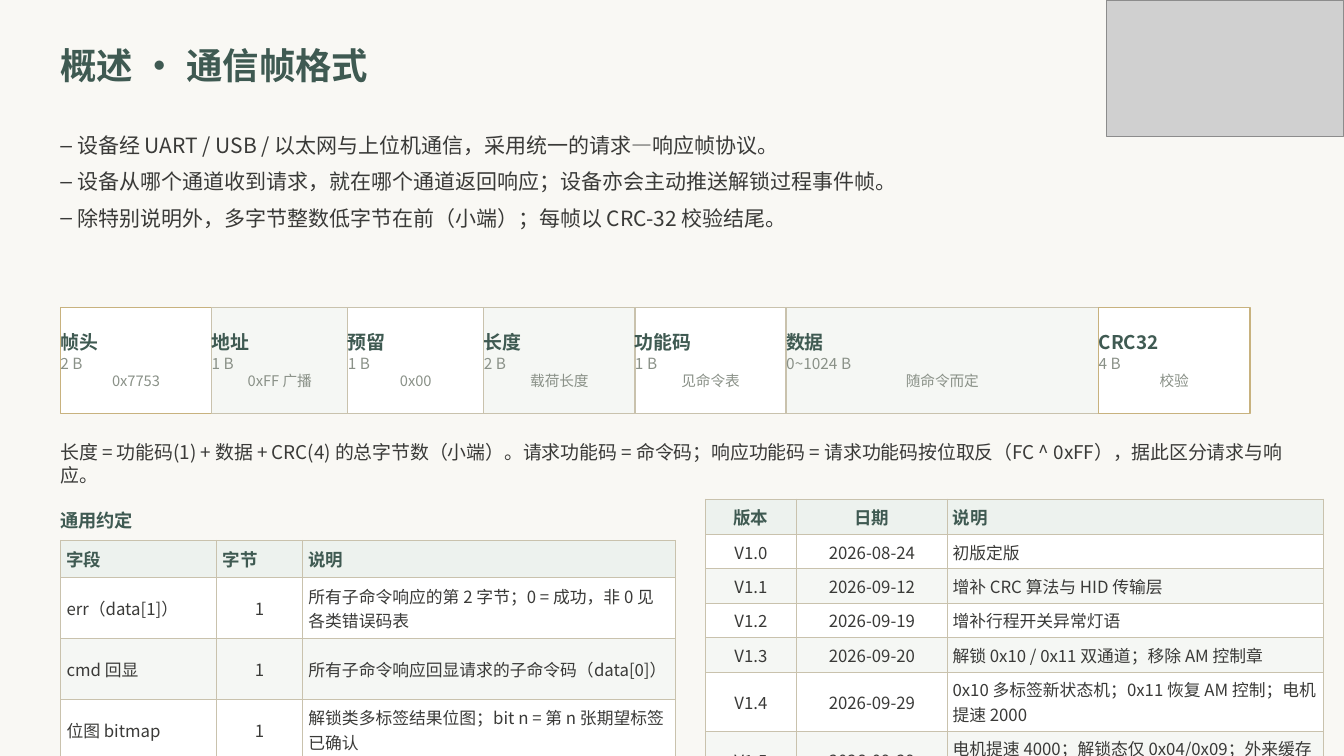
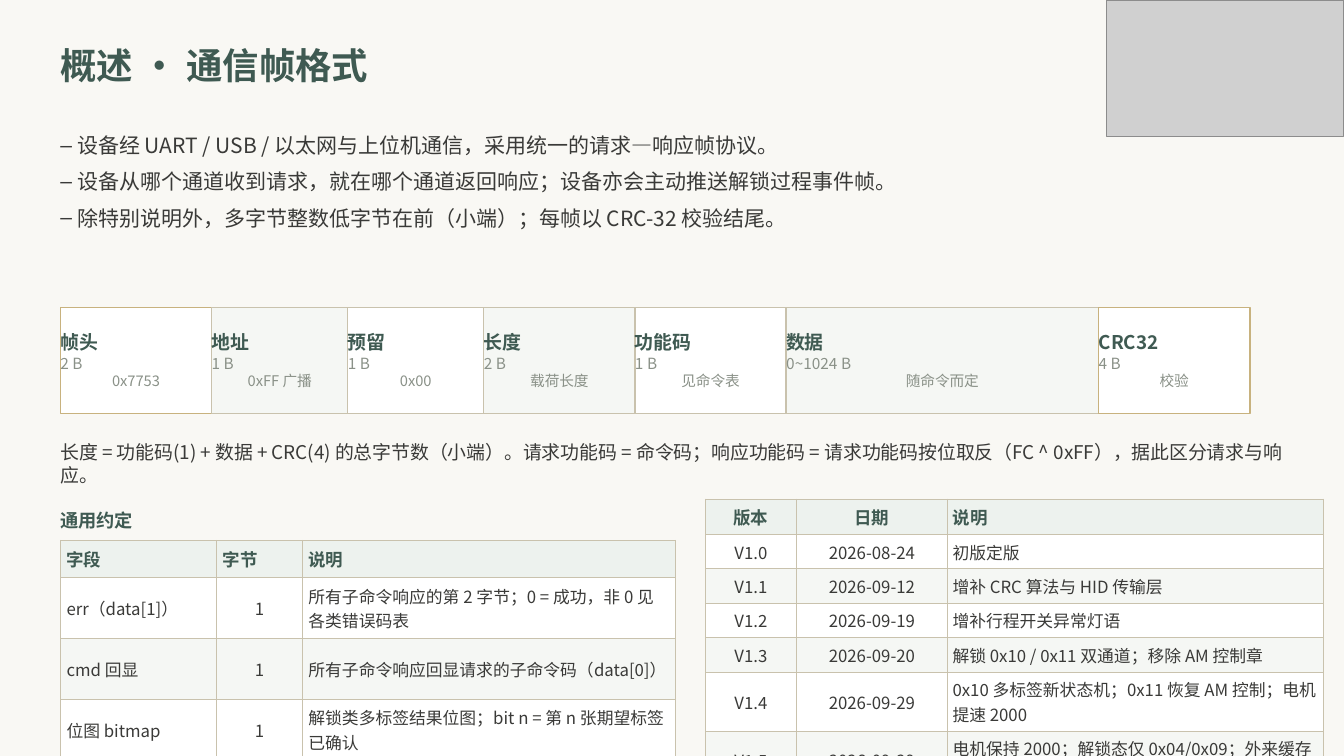
Before and after one commit to xrswnw/ZLR5401, a slide deck: slide 2 of Protocol/App_Protocol_V1.5.pptx. Drawn at 1344x756 pixels with LibreOffice and Linux fonts; fonts in the diff are those of the drawing; grey boxes stand for pictures. Boxes give left, top, right and bottom in pixels: in the first picture for what was removed or moved away, otherwise in the second. Text is boxed around its words. In the diff, an @@ line names an element or a change of style, - is before the commit and + after.

Commit message:
Round_015 续: 电机回退保持 2000µ步/s (4000 提案被否决)
- LSEEK/HOMING/MT_TEST 三常量 4000→2000 回退, SetSpeedHz 注释回 1~2000
- 模拟测试 104 断言全绿复跑 (M1/E1 时序断言按 2000Hz), 静态检查 7 项通过
- 协议 V1.5 文档同步 2000 (版本历史表/流程图/封底), PDF 全文无 4000, judge 复验 3/3
- 4000 技术留档 (TIM4 ARR=250 无失真/行程 2.05s/上限 8000), 再启用只改三常量

```diff
--- a/Protocol/App_Protocol_V1.5.pptx
+++ b/Protocol/App_Protocol_V1.5.pptx
@@ table at <box>706,499,1324,756</box> @@
-row 7, column 3: 电机提速 4000；解锁态仅 0x04/0x09；外来缓存扩至 10
+row 7, column 3: 电机保持 2000；解锁态仅 0x04/0x09；外来缓存扩至 10
```
Also in this commit, not shown: 2 other slides changed, 11 other files.
